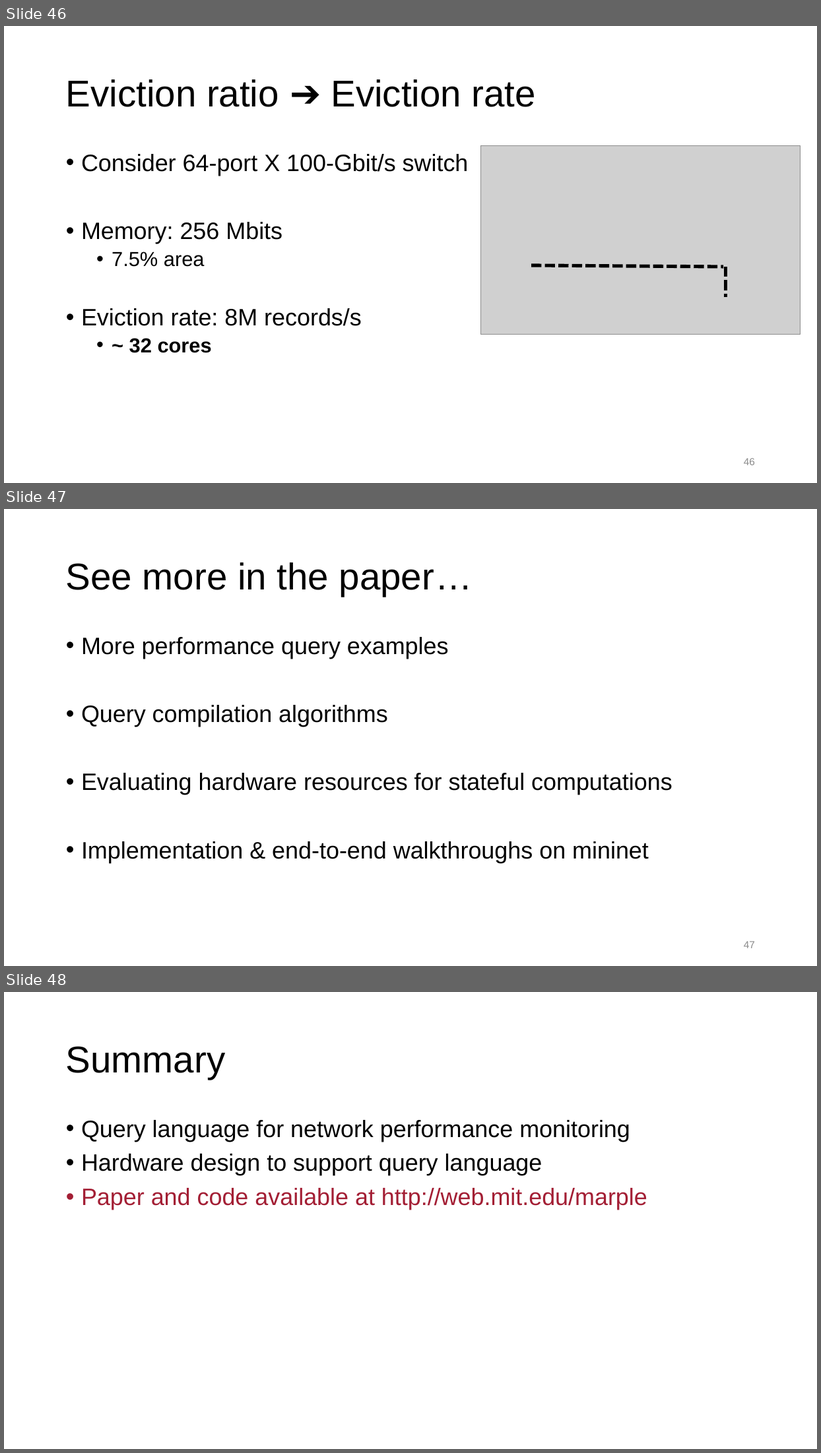
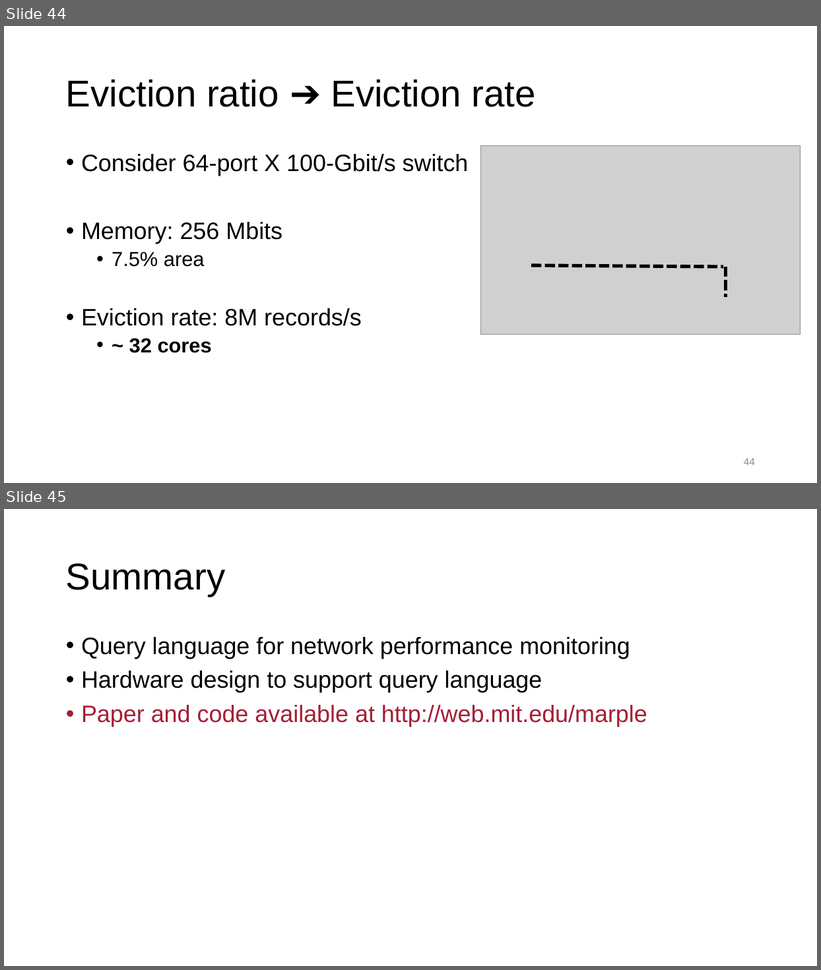
Before and after one commit to anirudhSK/pifo-domino-marple-ppts, a slide deck: marple_itx18.pptx. Shown one above the other, each under a label of ours: slides 46, 47 and 48 before the commit, slides 44 and 45 after it. The pictures are 821x1453 and 821x970 pixels, drawn with LibreOffice and Linux fonts; fonts in the diff are those of the drawing; grey boxes stand for pictures. Boxes give left, top, right and bottom in pixels: in the first picture for what was removed or moved away, otherwise in the second. Text is boxed around its words. In the diff, an @@ line names an element or a change of style, - is before the commit and + after.

```diff
--- a/marple_itx18.pptx
+++ b/marple_itx18.pptx
@@ slide 47 removed at [4,509,817,966], background #FFFFFF @@
@@ title removed at [66,562,473,596] @@
-See more in the paper…
@@ text removed at [81,637,673,863] @@
-• More performance query examples
-• Query compilation algorithms
-• Evaluating hardware resources for stateful computations
-• Implementation & end-to-end walkthroughs on mininet
@@ page number removed at [744,941,755,949] @@
-47
@@ what was slide 46 is now slide 44 @@
@@ page number at [744,458,755,466]: text changed @@
-46
+44
@@ what was slide 48 is now slide 45 @@
```
Also in this commit, not shown: 4 slides changed, 2 other slides removed.
